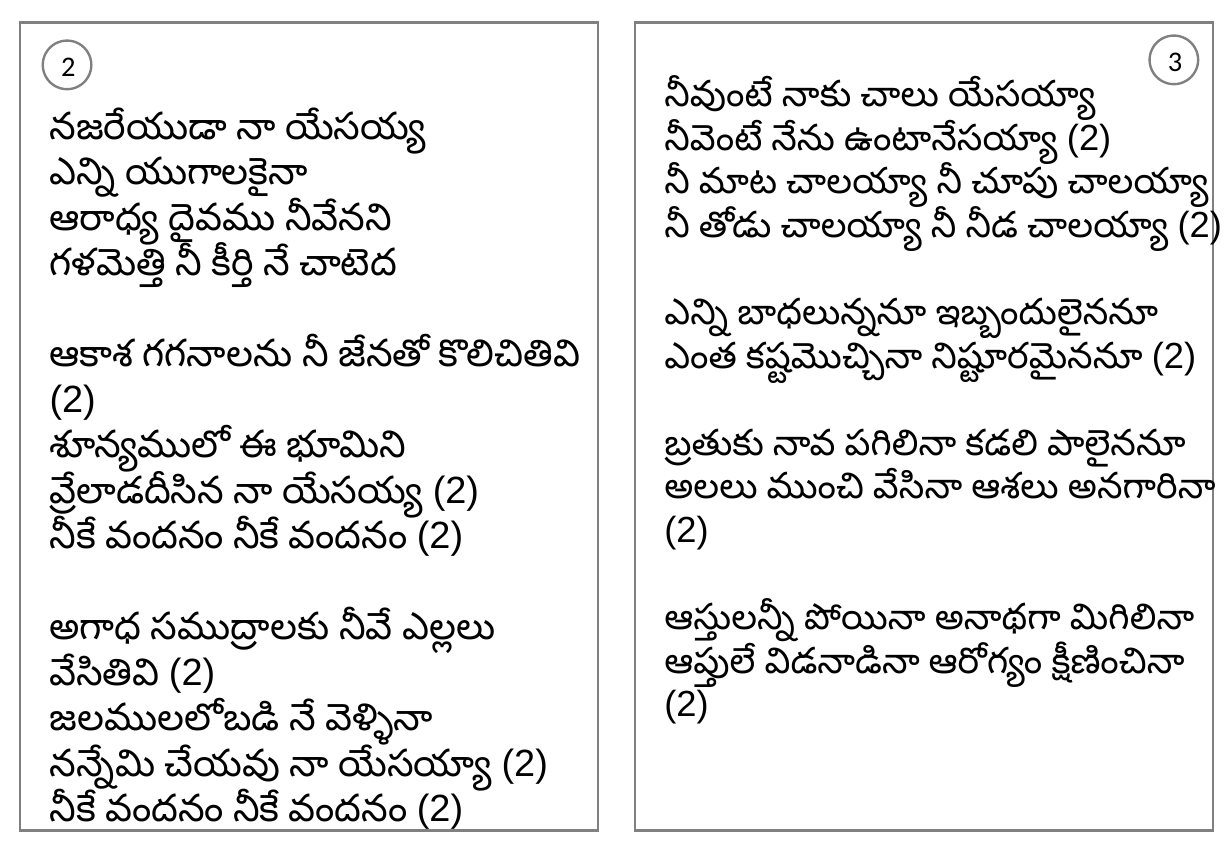
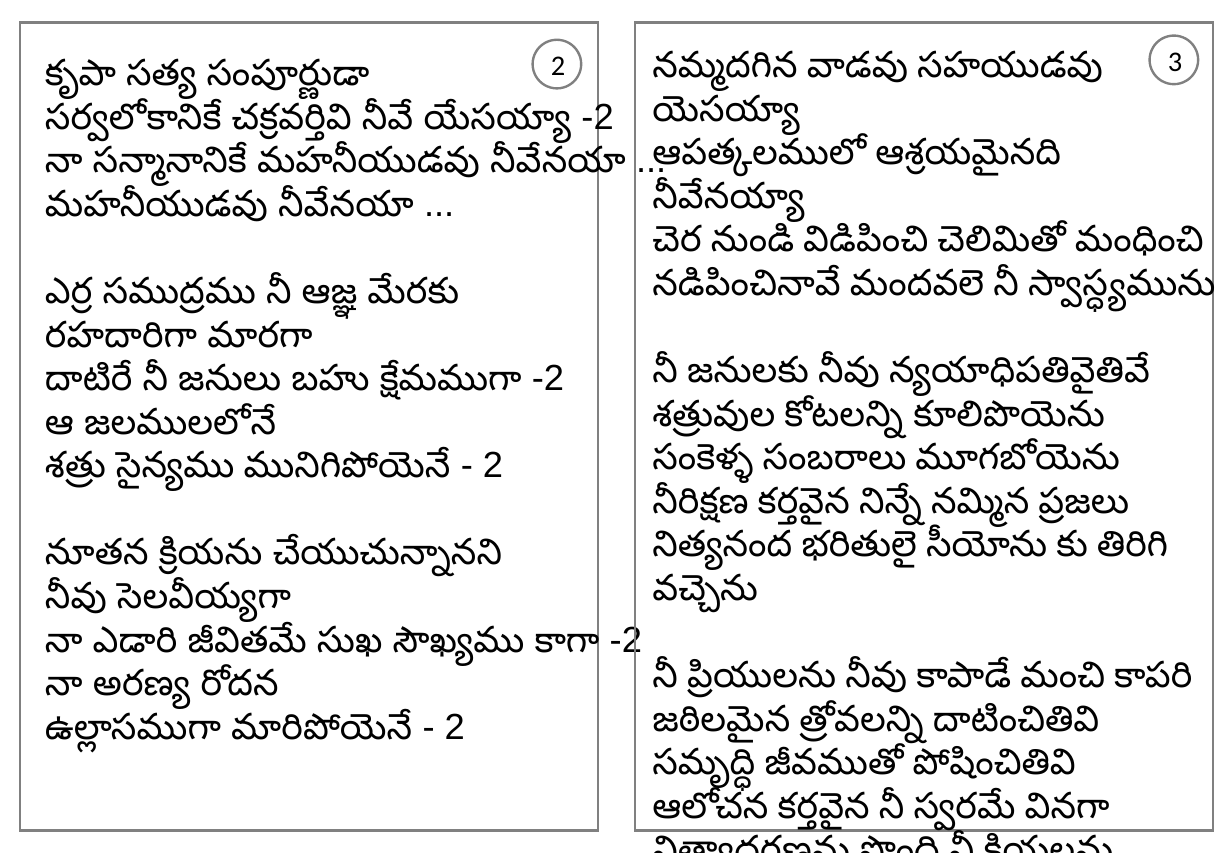
Before and after one commit to venu-webdev/songsDb, a slide deck: slide 2 of songsTemplate.pptx. Drawn at 1232x853 pixels with LibreOffice and Linux fonts; fonts in the diff are those of the drawing. Boxes give left, top, right and bottom in pixels: in the first picture for what was removed or moved away, otherwise in the second. Text is boxed around its words. In the diff, an @@ line names an element or a change of style, - is before the commit and + after.

```diff
--- a/songsTemplate.pptx
+++ b/songsTemplate.pptx
@@ text at (x1=45, y1=58, x2=642, y2=753): text changed; size 24 to 23 pt @@
-నజరేయుడా నా యేసయ్య
-ఎన్ని యుగాలకైనా
-ఆరాధ్య దైవము నీవేనని
-గళమెత్తి నీ కీర్తి నే చాటెద
-ఆకాశ గగనాలను నీ జేనతో కొలిచితివి (2)
-శూన్యములో ఈ భూమిని
-వ్రేలాడదీసిన నా యేసయ్య (2)
-నీకే వందనం నీకే వందనం (2)
-అగాధ సముద్రాలకు నీవే ఎల్లలు వేసితివి (2)
-జలములలోబడి నే వెళ్ళినా
-నన్నేమి చేయవు నా యేసయ్యా (2)
-నీకే వందనం నీకే వందనం (2)
+కృపా సత్య సంపూర్ణుడా
+సర్వలోకానికే చక్రవర్తివి నీవే యేసయ్యా -2
+నా సన్మానానికే మహనీయుడవు నీవేనయా ...
+మహనీయుడవు నీవేనయా ...
+ఎర్ర సముద్రము నీ ఆజ్ఞ మేరకు
+రహదారిగా మారగా
+దాటిరే నీ జనులు బహు క్షేమముగా -2
+ఆ జలములలోనే
+శత్రు సైన్యము మునిగిపోయెనే - 2
+నూతన క్రియను చేయుచున్నానని
+నీవు సెలవీయ్యగా
+నా ఎడారి జీవితమే సుఖ సౌఖ్యము కాగా -2
+నా అరణ్య రోదన
+ఉల్లాసముగా మారిపోయెనే - 2
@@ ellipse "2" moved from (x1=43, y1=41, x2=92, y2=90) to (x1=532, y1=40, x2=581, y2=89) @@
@@ text at (x1=652, y1=50, x2=1215, y2=835): text changed @@
-నీవుంటే నాకు చాలు యేసయ్యా
-నీవెంటే నేను ఉంటానేసయ్యా (2)
-నీ మాట చాలయ్యా నీ చూపు చాలయ్యా
-నీ తోడు చాలయ్యా నీ నీడ చాలయ్యా (2)
-ఎన్ని బాధలున్ననూ ఇబ్బందులైననూ
-ఎంత కష్టమొచ్చినా నిష్టూరమైననూ (2)
-బ్రతుకు నావ పగిలినా కడలి పాలైననూ
-అలలు ముంచి వేసినా ఆశలు అనగారినా (2)
-ఆస్తులన్నీ పోయినా అనాథగా మిగిలినా
-ఆప్తులే విడనాడినా ఆరోగ్యం క్షీణించినా (2)
+నమ్మదగిన వాడవు సహయుడవు యెసయ్యా
+ఆపత్కలములో ఆశ్రయమైనది నీవేనయ్యా
+చెర నుండి విడిపించి చెలిమితో మంధించి
+నడిపించినావే మందవలె నీ స్వాస్ధ్యమును
+నీ జనులకు నీవు న్యయాధిపతివైతివే శత్రువుల కోటలన్ని కూలిపొయెను
+సంకెళ్ళ సంబరాలు మూగబోయెను
+నీరిక్షణ కర్తవైన నిన్నే నమ్మిన ప్రజలు
+నిత్యనంద భరితులై సీయోను కు తిరిగి వచ్చెను
+నీ ప్రియులను నీవు కాపాడే మంచి కాపరి
+జఠిలమైన త్రోవలన్ని దాటించితివి
+సమృద్ధి జీవముతో పోషించితివి
+ఆలోచన కర్తవైన నీ స్వరమే వినగా
+నిత్యాదరణను పొంది నీ క్రియలను వివరించెను
```
Also in this commit, not shown: 1 other slide changed, 5 other files.
